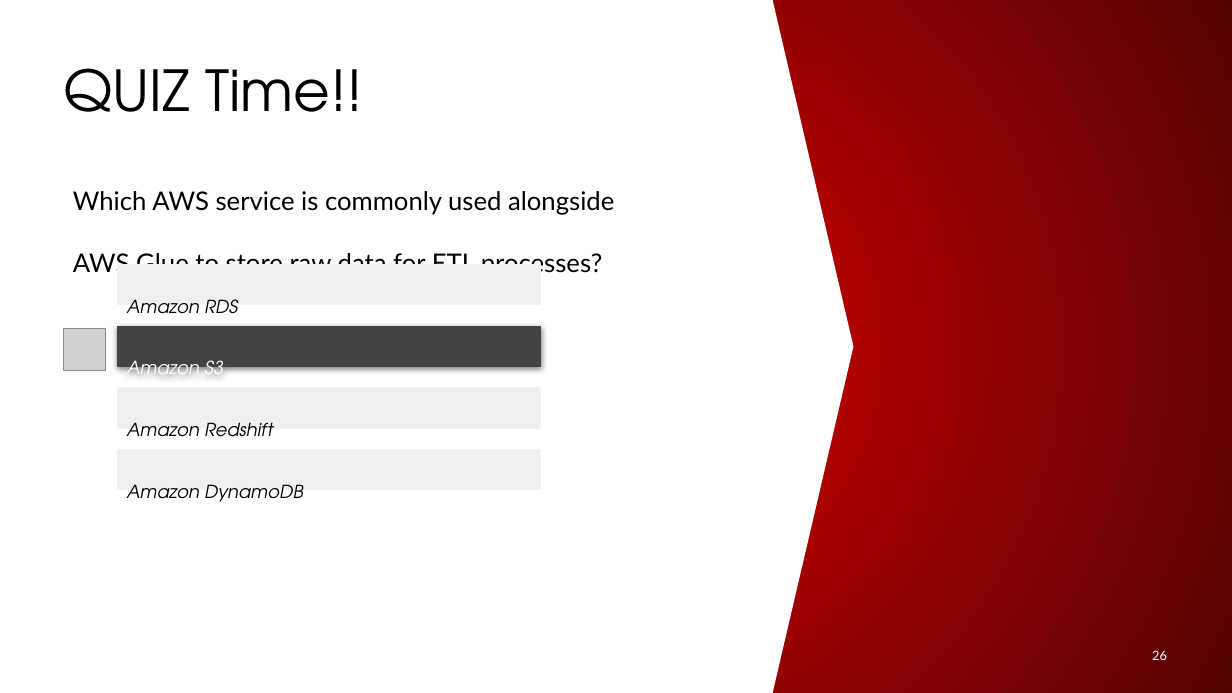
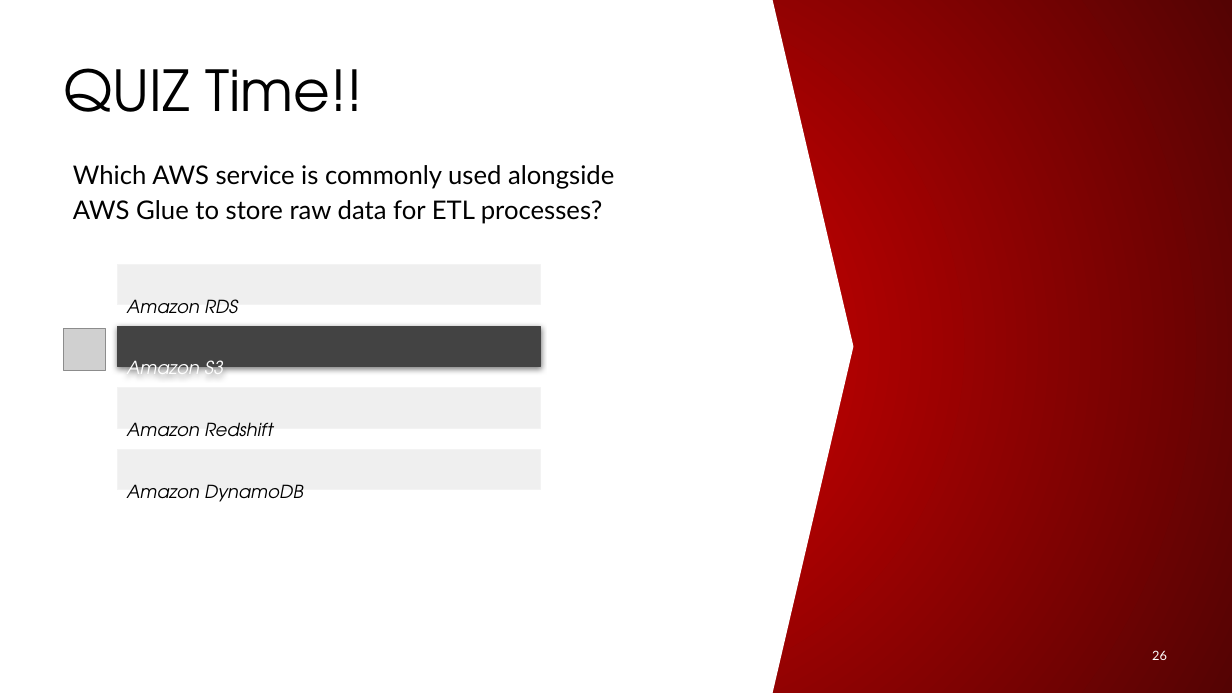
Before and after one commit to datacouch-io/aws-training-glue-redshift-athena-dms-quicksight, a slide deck: slide 26 of Slides/AWS GLUE_v1.pptx. Drawn at 1232x693 pixels with LibreOffice and Linux fonts; fonts in the diff are those of the drawing; grey boxes stand for pictures; background and template pictures are left out. Boxes give left, top, right and bottom in pixels: in the first picture for what was removed or moved away, otherwise in the second. Text is boxed around its words. In the diff, an @@ line names an element or a change of style, - is before the commit and + after.

```diff
--- a/Slides/AWS GLUE_v1.pptx
+++ b/Slides/AWS GLUE_v1.pptx
@@ text "Which AWS service is commonly ..." at (73,165,614,224): line spacing 2 to 1.15 @@
```
Also in this commit, not shown: 10 other slides changed, 1 other file.
